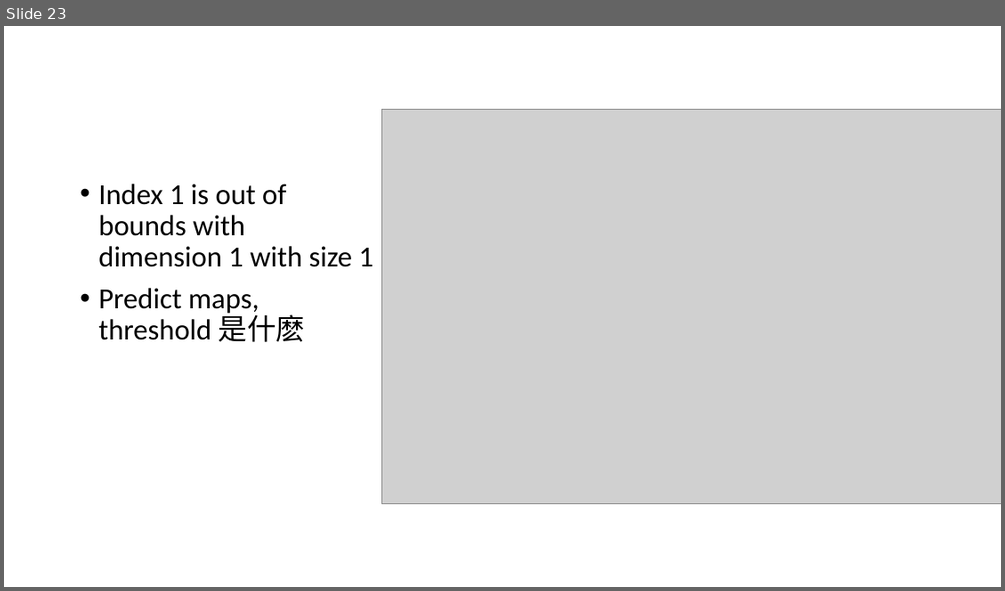
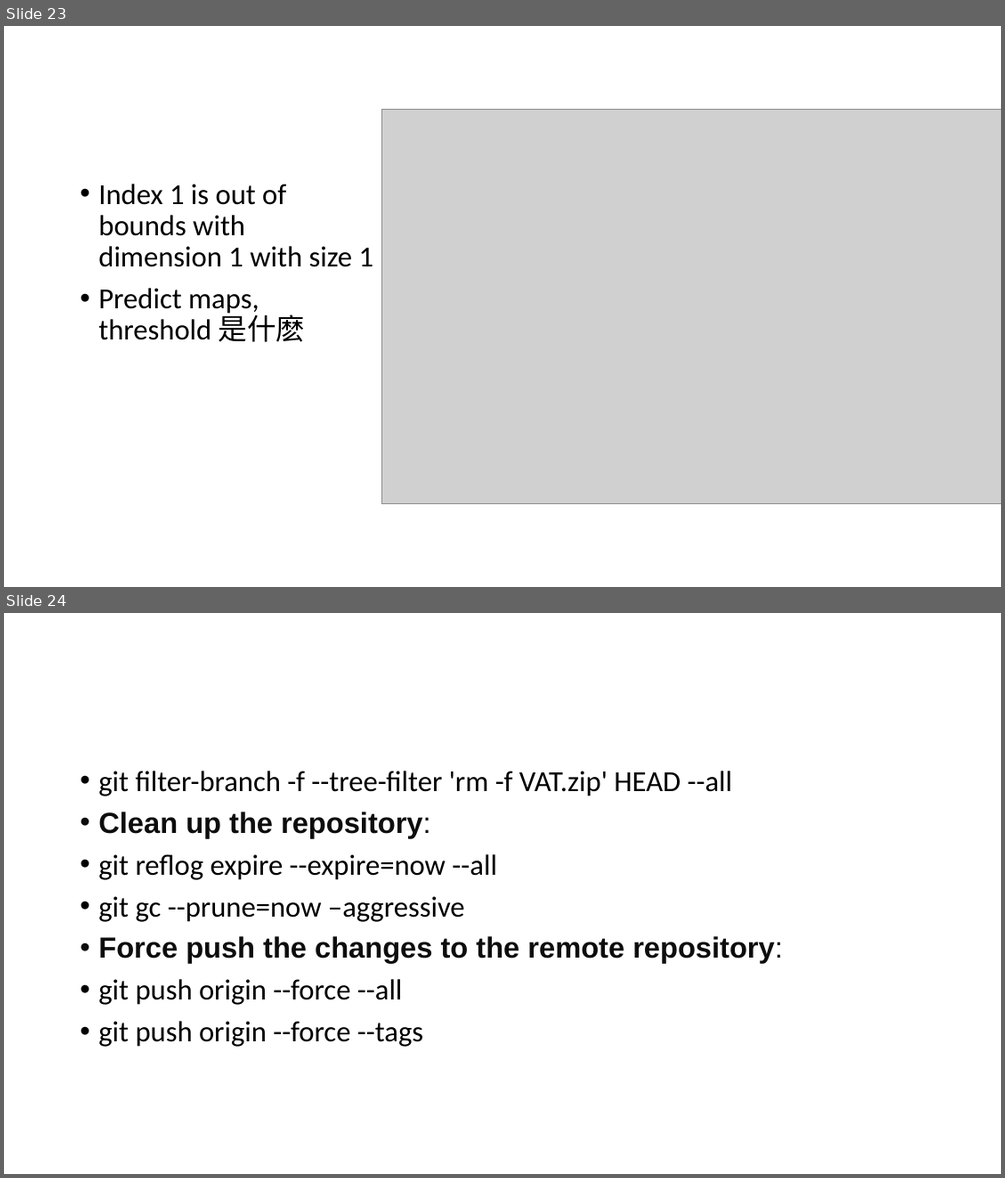
Before and after one commit to Ping-ChenTsai417/ocr_training_det, a slide deck: Torch_train.pptx. Shown one above the other, each under a label of ours: slide 23 before the commit, slides 23 and 24 after it. The pictures are 1005x591 and 1005x1178 pixels, drawn with LibreOffice and Linux fonts; fonts in the diff are those of the drawing; grey boxes stand for pictures. Boxes give left, top, right and bottom in pixels: in the first picture for what was removed or moved away, otherwise in the second. Text is boxed around its words. In the diff, an @@ line names an element or a change of style, - is before the commit and + after.

```diff
--- a/Torch_train.pptx
+++ b/Torch_train.pptx
@@ slide 24 added at bbox=[4, 613, 1001, 1174], background #FFFFFF @@
@@ text added at bbox=[98, 771, 783, 1046], 28 pt, text #000000 @@
+• git filter-branch -f --tree-filter 'rm -f VAT.zip' HEAD --all
+• Clean up the repository:
+• git reflog expire --expire=now --all
+• git gc --prune=now –aggressive
+• Force push the changes to the remote repository:
+• git push origin --force --all
+• git push origin --force --tags
```
Also in this commit, not shown: 5 other files.
